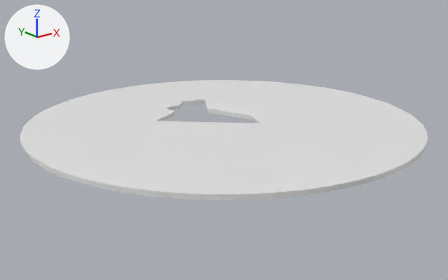
The FBX model Assets/ring2.FBX: old version first, new version second.
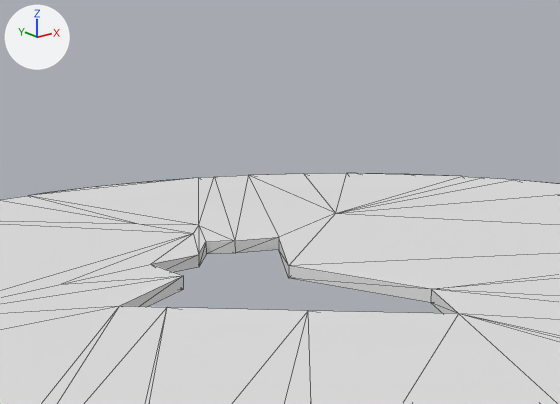
There are two pictures of each version: one whole from a 50 mm lens placed at (-6.95, -8.69, 3.18), pointed at (-0.06, -0.08, -0.27), one close up on the part from 27% to 65% of the width and 10% to 54% of the height. The lights are fixed; the arrows at upper left show +X, +Y and +Z. The close-ups show mesh edges as thin lines. Where no turn or scale is listed for an object, it has been applied to the vertices.

Script lines for the objects in view, before the commit:
```python
me_mesh = bpy.data.meshes.new('Mesh')
me_mesh.from_pydata(...)  # 180 vertices, 360 faces; spans x -3.61..3.61, y -3.6..3.6, z -0.05..0.03
ob_ring_2 = bpy.data.objects.new('ring_2', me_mesh)
ob_ring_2.location = (0.0, 0.0, 0.057)
```
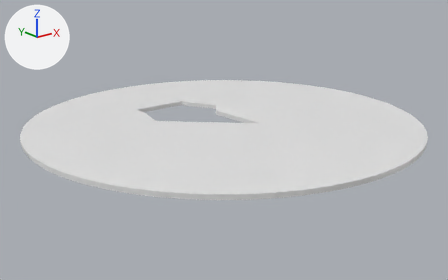
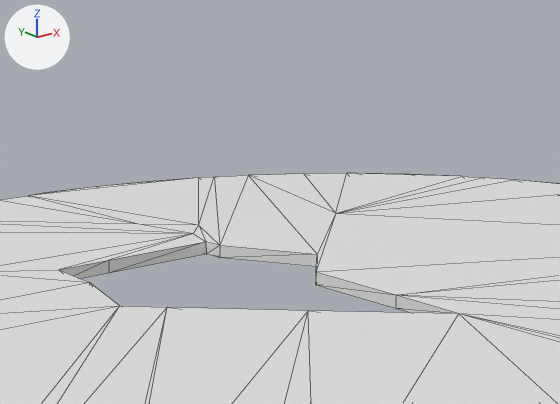
Commit message: updated rings

What differs and where, as boxes [x1, y1, x2, y2] in the close-ups (560 x 404 px; the box of a moved part takes in the faces that stretch with it):
part 1 of me_mesh, moved or reshaped
    before: [0, 225, 206, 313]
    after: [0, 234, 206, 313]
part 2 of me_mesh, moved or reshaped
    before: [0, 234, 192, 304]
    after: [0, 232, 190, 300]
part 3 of me_mesh, moved or reshaped
    before: [431, 274, 560, 320]
    after: [396, 275, 560, 320]
part 4 of me_mesh, moved or reshaped
    before: [199, 175, 248, 254]
    after: [199, 175, 248, 257]
part 5 of me_mesh, moved or reshaped
    before: [235, 175, 336, 253]
    after: [220, 175, 336, 267]
part 6 of me_mesh, moved or reshaped
    before: [279, 213, 560, 303]
    after: [316, 213, 560, 308]

The change in detail:
me_mesh has 180 vertices, 360 faces and spans x -3.61..3.61, y -3.6..3.6, z -0.05..0.03.
me_mesh is used by ob_ring_2; location (0.0, 0.0, 0.057).
me_mesh part 1: all 6 vertices in x -0.35..0.02, y 1.08..1.45, z -0.05..0.03 are moved by (-0.52, 0.23, 0.0).
me_mesh part 2: all 2 vertices in x -1.02, y 1.38, z -0.05..0.03 are moved by (-0.32, 0.61, 0.0).
me_mesh part 3: all 2 vertices in x 0.6, y -0.08, z -0.05..0.03 are moved by (-0.24, 0.03, 0.0).
me_mesh part 4: all 2 vertices in x 0.41, y 1.61, z -0.05..0.03 are moved by (-0.14, -0.03, 0.0).
me_mesh part 5: all 2 vertices in x 0.68, y 1.51, z -0.05..0.03 are moved by (-0.08, -0.51, 0.0).
me_mesh part 6: all 2 vertices in x 0.29, y 0.89, z -0.05..0.03 are moved by (0.03, -0.23, 0.0).
